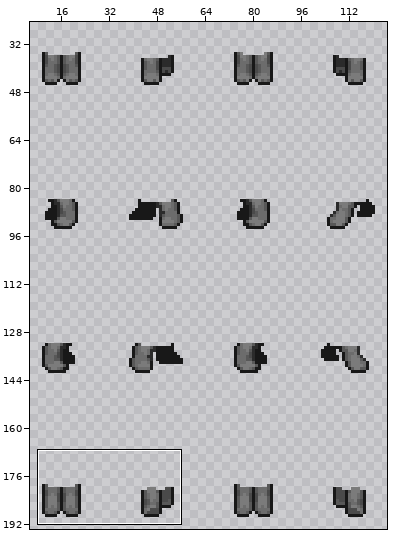
One commit to this sprite sheet: FreshmanRPG/GameClient-desktop/ui-data/pants/base_pants.png. The picture above shows the old version from afar; the outline marks the close-up.
Close-up. Old version:
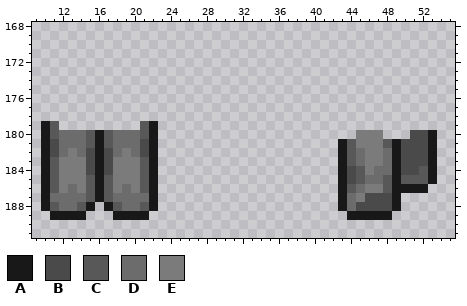
The file is 130x194 pixels. Shown: x 9..55, y 168..191. The wide view leaves out empty margins. The commit also changed other parts of the picture, which this record leaves out.
Palette (. is transparent): A #181818  B #4a4a4a  C #585858  D #6c6c6c  E #7b7b7b
Pixels before, first column x 10:
179 AC.........CA...............................
180 ACDDDCACDDDCA......................EEE...BBA
181 ABDDDCACDDDBA....................ACEEECABBBA
182 ABDEDBABDEDBA....................ACDEEDABBBA
183 ACEEEBABEEECA....................ACDEEDABBBA
184 ACEEEBABEEECA....................ABCEDDABBCA
185 ACEEECACEEECA....................ABCDDCACCCA
186 ACEDECACEDECA....................ACDEECAAAA.
187 ADDDDCACDDDDA....................ADEBBBA....
188 ACDDCA.ACDDCA....................ADBBBBA....
189 .AAAA...AAAA......................AAAAA.....
And afterwards:
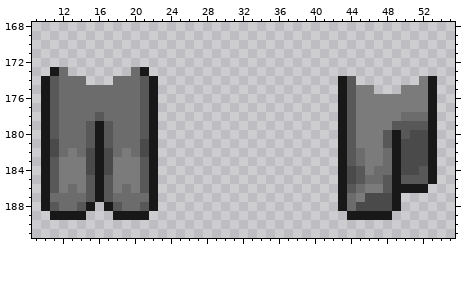
From old to new:
Changed rows in their new state; - is an unchanged pixel.
first column x 10:
173 -AD-------DA--------------------------------
174 ACDDD---DDDCA--------------------AC-------EA
175 ACDDDDDDDDDCA--------------------ACEE---EEEA
176 ACDDDDDDDDDCA--------------------ACEEEEEEEEA
177 ACDDDDDDDDDCA--------------------ACEEEEEEEEA
178 ACDDDDCDDDDCA--------------------ACEEEEEDDDA
179 --DDDCACDDD----------------------ACEEEECCCCA
180 ---------------------------------AC---CAC---
Pixel boxes of the changes (left, top, right, bottom) in both close-ups:
added: (41, 67, 158, 130)
added: (338, 76, 437, 139)
